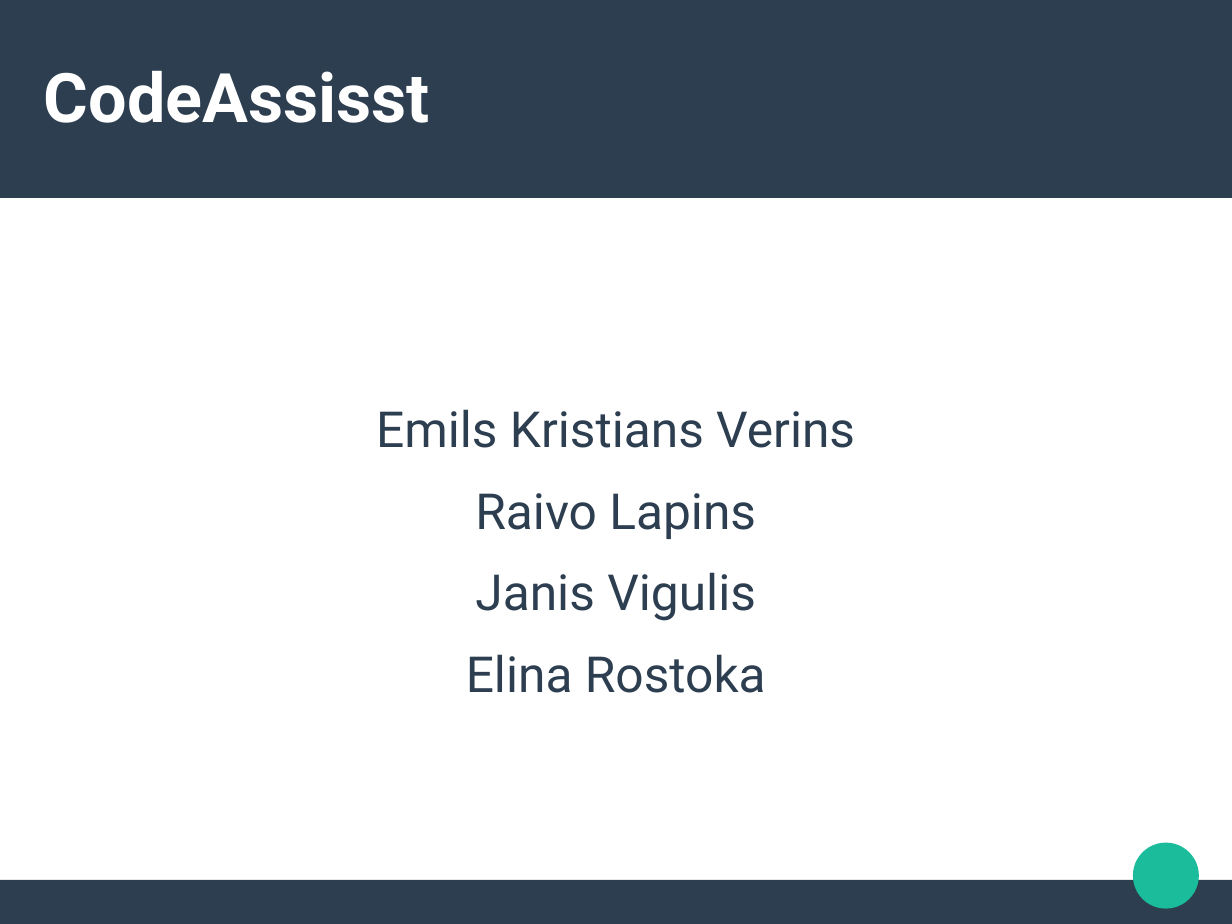
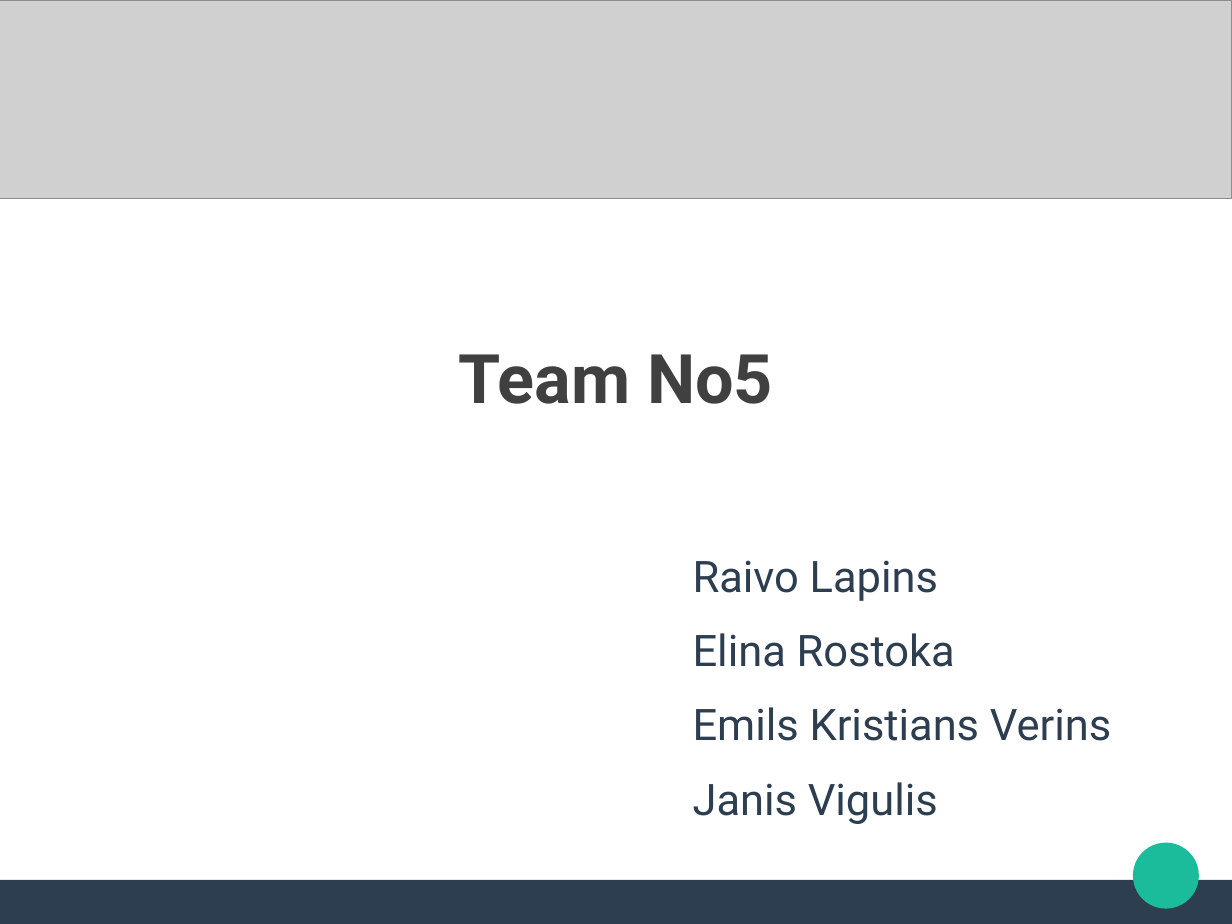
Before and after one commit to Eliiona/Java_BC, a slide deck: slide 1 of Prezentacijaa.odp. Drawn at 1232x924 pixels with LibreOffice and Linux fonts; fonts in the diff are those of the drawing; grey boxes stand for pictures. Boxes give left, top, right and bottom in pixels: in the first picture for what was removed or moved away, otherwise in the second. Text is boxed around its words. In the diff, an @@ line names an element or a change of style, - is before the commit and + after.

```diff
--- a/Prezentacijaa.odp
+++ b/Prezentacijaa.odp
@@ picture added at (0, 0, 1232, 198) @@
@@ title removed at (44, 70, 430, 123) @@
-CodeAssisst
@@ title added at (458, 354, 773, 404), 44 pt, text #404040, bold @@
+Team No5
@@ subtitle at (475, 493, 756, 539): paragraph removed @@
-Raivo Lapins
@@ subtitle "Raivo Lapins": place and size @@
-subtitle "Raivo Lapins" at (376, 409, 855, 693)
+subtitle "Raivo Lapins" at (693, 560, 1111, 824)
@@ subtitle at (693, 560, 955, 667): paragraphs added @@
+Raivo Lapins
+Elina Rostoka
@@ subtitle at (466, 654, 766, 693): paragraph removed @@
-Elina Rostoka
@@ subtitle at (693, 707, 1111, 824): size 32 to 28 pt in "Emils Kristians Verins", "Janis Vigulis"; alignment centre to left @@
```
Also in this commit, not shown: 4 other slides changed, 1 slide added, 1 slide removed.
